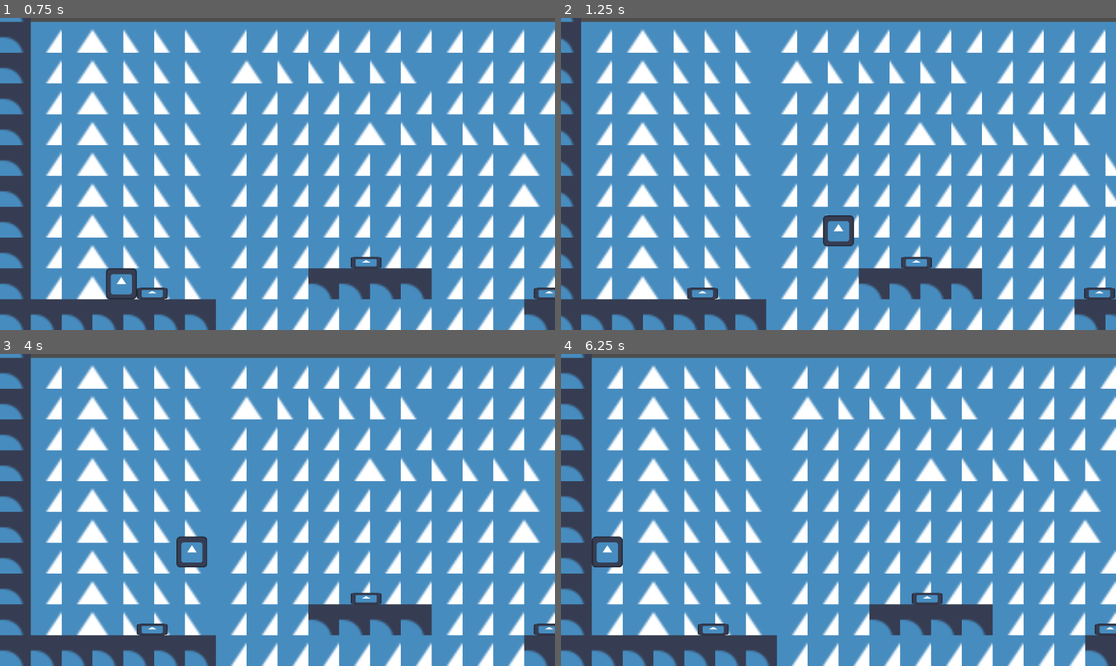
Above: before the commit, frames 1-4 (two rows, left to right).
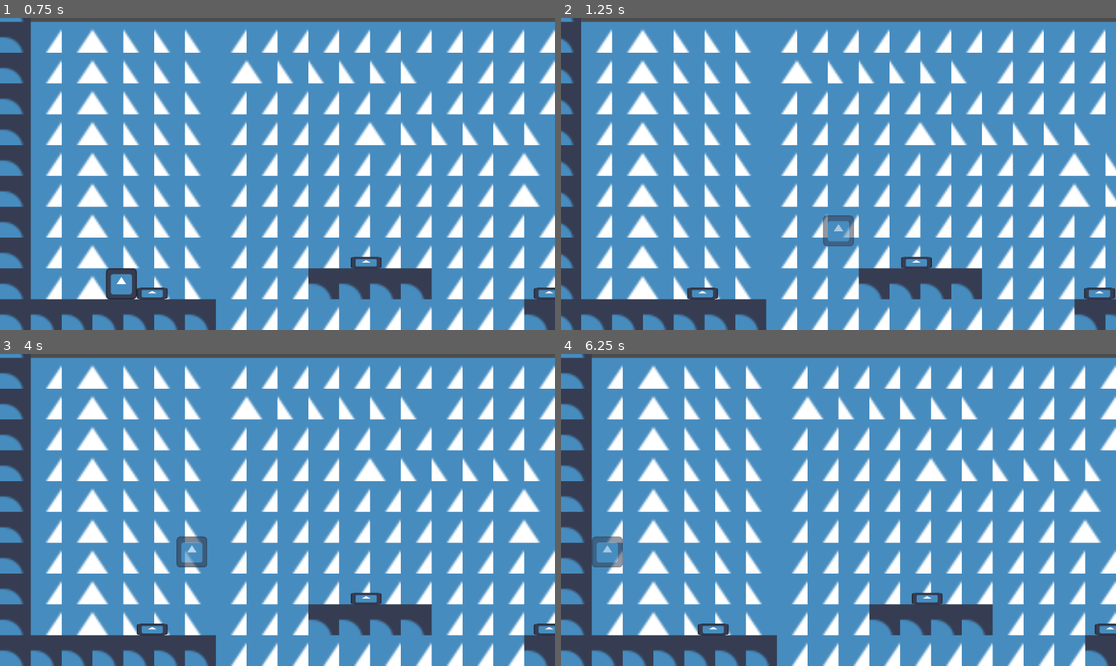
Above: after the commit, the same moments.

Repository: Vsp82/ocean-run
Game: Godot game, scene res://Scenes/Main.tscn
The game is run twice, just before and just after one commit, with the same random seed, the same clock (stepped at 60 frames per second) and the same inputs. The engine's default icon, where the game draws it, is replaced by a stand-in: a white triangle on a blue panel in a dark square.
Inputs:
- Up to frame 1 (0.75 s): tap Enter at 0.5 s; hold D (Right) from 0.53 s (still down)
- Up to frame 2 (1.25 s): keep holding D (Right); tap Space (Jump) at 0.77 s
- Up to frame 3 (4 s): tap Space (Jump) at 1.52, 3.02, 3.77 s; release D (Right) at 2.03 s; hold A (Left) 2.03-2.78 s; hold D (Right) from 2.78 s (still down)
- Up to frame 4 (6.25 s): release D (Right) at 4.28 s; hold A (Left) 4.28-5.03 s; tap Space (Jump) at 4.52, 5, 6.02 s; hold D (Right) 5.03-5.78 s; hold A (Left) from 5.78 s (still down)

Frame 1 is identical in both runs. In frame 2, 0.3% of the frame differs, in the area x 47-53%, y 63-74%; in frame 3, 0.4%, in the area x 31-38%, y 58-69%; in frame 4, 0.3%.

Commit message:
player flash on damage + damage handling to just player script

Diff:
--- a/Code/damage.gd
+++ b/Code/damage.gd
@@ -1,31 +1,9 @@
 extends Area2D
 
-var player_in_spike := false
-var cbody
-
-
-func _process(_delta: float) -> void:
-	if player_in_spike:
-		if cbody.is_in_group("Player"):
-			if $"../../../Player".No_damage_time_active == false:
-				print("damage")
-				$"../../../Player".Health -=1
-				print($"../../../Player".Health)
-				$"../../../Player".No_damage_time.start()
-				$"../../../Player".No_damage_time_active = true
-				if $"../../../Player".Health == 0:
-					print("you died")
-					get_tree().reload_current_scene()
-
+# On the spike, emit a signal or just call the player directly
 func _on_body_entered(body: CharacterBody2D) -> void:
-	player_in_spike = true
-	cbody = body
-
-
-func _on_no_damage_time_timeout() -> void:
-	$"../../../Player".No_damage_time_active = false
-
+	if body.is_in_group("Player"):
+		body.take_damage()  # let the player handle its own damage
 
 func _on_body_exited(body: CharacterBody2D) -> void:
-	player_in_spike = false
-	cbody = body
+	pass  # probably don't need anything here
--- a/Code/player.gd
+++ b/Code/player.gd
@@ -9,11 +9,8 @@
 var gravity_modifier: float = 1
 var water := true
 
-
-
 const SPEED := 200.0
 const JUMP_VELOCITY := -260.0
-
 
 func _physics_process(delta: float) -> void:
 
@@ -49,27 +46,30 @@
 
 	move_and_slide()
 
-
-
-
+func take_damage() -> void:
+	if No_damage_time_active:
+		return
+	No_damage_time_active = true
+	Health -= 1
+	$AnimationPlayer.play("playeflash")
+	No_damage_time.start()
+	print(Health)
+	if Health <= 0:
+		get_tree().reload_current_scene()
 
 func _on_air_body_entered(body: CharacterBody2D) -> void:
 	if body.is_in_group("Player"):
 		water = false
 
 func _on_air_body_exited(body: CharacterBody2D) -> void:
-
 	if body.is_in_group("Player"):
 		water = true
 
-
-func _on_damage_damage() -> void:
-	print("damage yes")
-	if No_damage_time_active == false:
-		Health -= 1
-		print(Health)
-		No_damage_time.start()
-
-
 func _on_no_damage_time_timeout() -> void:
 	No_damage_time_active = false
+	$AnimationPlayer.stop()
+	$Sprite2D.modulate.a = 1.0  # make sure player is fully visible again
+
+func _ready() -> void:
+	# default
+	$Sprite2D.modulate.a = 1.0
--- a/Scenes/Player.tscn
+++ b/Scenes/Player.tscn
@@ -6,21 +6,126 @@
 [sub_resource type="RectangleShape2D" id="RectangleShape2D_kyqiw"]
 size = Vector2(16, 16)
 
-[node name="Player" type="CharacterBody2D" groups=["Player"]]
+[sub_resource type="Animation" id="Animation_kyqiw"]
+length = 0.001
+tracks/0/type = "bezier"
+tracks/0/imported = false
+tracks/0/enabled = true
+tracks/0/path = NodePath("Sprite2D:modulate:r")
+tracks/0/interp = 1
+tracks/0/loop_wrap = true
+tracks/0/keys = {
+"handle_modes": PackedInt32Array(0),
+"points": PackedFloat32Array(1, -0.25, 0, 0.25, 0),
+"times": PackedFloat32Array(0)
+}
+tracks/1/type = "bezier"
+tracks/1/imported = false
+tracks/1/enabled = true
+tracks/1/path = NodePath("Sprite2D:modulate:g")
+tracks/1/interp = 1
+tracks/1/loop_wrap = true
+tracks/1/keys = {
+"handle_modes": PackedInt32Array(0),
+"points": PackedFloat32Array(1, -0.25, 0, 0.25, 0),
+"times": PackedFloat32Array(0)
+}
+tracks/2/type = "bezier"
+tracks/2/imported = false
+tracks/2/enabled = true
+tracks/2/path = NodePath("Sprite2D:modulate:b")
+tracks/2/interp = 1
+tracks/2/loop_wrap = true
+tracks/2/keys = {
+"handle_modes": PackedInt32Array(0),
+"points": PackedFloat32Array(1, -0.25, 0, 0.25, 0),
+"times": PackedFloat32Array(0)
+}
+tracks/3/type = "bezier"
+tracks/3/imported = false
+tracks/3/enabled = true
+tracks/3/path = NodePath("Sprite2D:modulate:a")
+tracks/3/interp = 1
+tracks/3/loop_wrap = true
+tracks/3/keys = {
+"handle_modes": PackedInt32Array(0),
+"points": PackedFloat32Array(1, -0.25, 0, 0.25, 0),
+"times": PackedFloat32Array(0)
+}
+
+[sub_resource type="Animation" id="Animation_gntrk"]
+resource_name = "playeflash"
+loop_mode = 1
+tracks/0/type = "bezier"
+tracks/0/imported = false
+tracks/0/enabled = true
+tracks/0/path = NodePath("Sprite2D:modulate:r")
+tracks/0/interp = 1
+tracks/0/loop_wrap = true
+tracks/0/keys = {
+"handle_modes": PackedInt32Array(0, 2, 2),
+"points": PackedFloat32Array(1, -0.25, 0, 0.25, 0, 1, -0.083333336, 0, 0, 0, 1, -0.083333336, 0, 0, 0),
+"times": PackedFloat32Array(0, 0.5, 1)
+}
+tracks/1/type = "bezier"
+tracks/1/imported = false
+tracks/1/enabled = true
+tracks/1/path = NodePath("Sprite2D:modulate:g")
+tracks/1/interp = 1
+tracks/1/loop_wrap = true
+tracks/1/keys = {
+"handle_modes": PackedInt32Array(0, 2, 2),
+"points": PackedFloat32Array(1, -0.25, 0, 0.25, 0, 1, -0.083333336, 0, 0, 0, 1, -0.083333336, 0, 0, 0),
+"times": PackedFloat32Array(0, 0.5, 1)
+}
+tracks/2/type = "bezier"
+tracks/2/imported = false
+tracks/2/enabled = true
+tracks/2/path = NodePath("Sprite2D:modulate:b")
+tracks/2/interp = 1
+tracks/2/loop_wrap = true
+tracks/2/keys = {
+"handle_modes": PackedInt32Array(0, 2, 2),
+"points": PackedFloat32Array(1, -0.25, 0, 0.25, 0, 1, -0.083333336, 0, 0, 0, 1, -0.083333336, 0, 0, 0),
+"times": PackedFloat32Array(0, 0.5, 1)
+}
+tracks/3/type = "bezier"
+tracks/3/imported = false
+tracks/3/enabled = true
+tracks/3/path = NodePath("Sprite2D:modulate:a")
+tracks/3/interp = 1
+tracks/3/loop_wrap = true
+tracks/3/keys = {
+"handle_modes": PackedInt32Array(0, 2, 2),
+"points": PackedFloat32Array(1, -0.25, 0, 0.25, 0, 0.5176471, -0.083333336, 0.08039215, 0, 0, 1, -0.083333336, -0.08039215, 0, 0),
+"times": PackedFloat32Array(0, 0.5, 1)
+}
+
+[sub_resource type="AnimationLibrary" id="AnimationLibrary_dewec"]
+_data = {
+&"RESET": SubResource("Animation_kyqiw"),
+&"playeflash": SubResource("Animation_gntrk")
+}
+
+[node name="Player" type="CharacterBody2D" unique_id=2033505834 groups=["Player"]]
 script = ExtResource("1_kyqiw")
+Health = null
 
-[node name="Sprite2D" type="Sprite2D" parent="."]
+[node name="Sprite2D" type="Sprite2D" parent="." unique_id=1335037696]
 scale = Vector2(0.125, 0.125)
 texture = ExtResource("1_rpqav")
 
-[node name="CollisionShape2D" type="CollisionShape2D" parent="."]
+[node name="CollisionShape2D" type="CollisionShape2D" parent="." unique_id=1277824255]
 shape = SubResource("RectangleShape2D_kyqiw")
 
-[node name="CoyoteTime" type="Timer" parent="." groups=["Player"]]
+[node name="CoyoteTime" type="Timer" parent="." unique_id=377678715 groups=["Player"]]
 wait_time = 0.12
 one_shot = true
 
-[node name="No_damage_time" type="Timer" parent="."]
+[node name="No_damage_time" type="Timer" parent="." unique_id=1985696657]
 one_shot = true
 
+[node name="AnimationPlayer" type="AnimationPlayer" parent="." unique_id=290526069]
+libraries/ = SubResource("AnimationLibrary_dewec")
+
 [connection signal="timeout" from="No_damage_time" to="." method="_on_no_damage_time_timeout"]
Not shown: 1 places in Scenes/Player.tscn that only renumber resources
